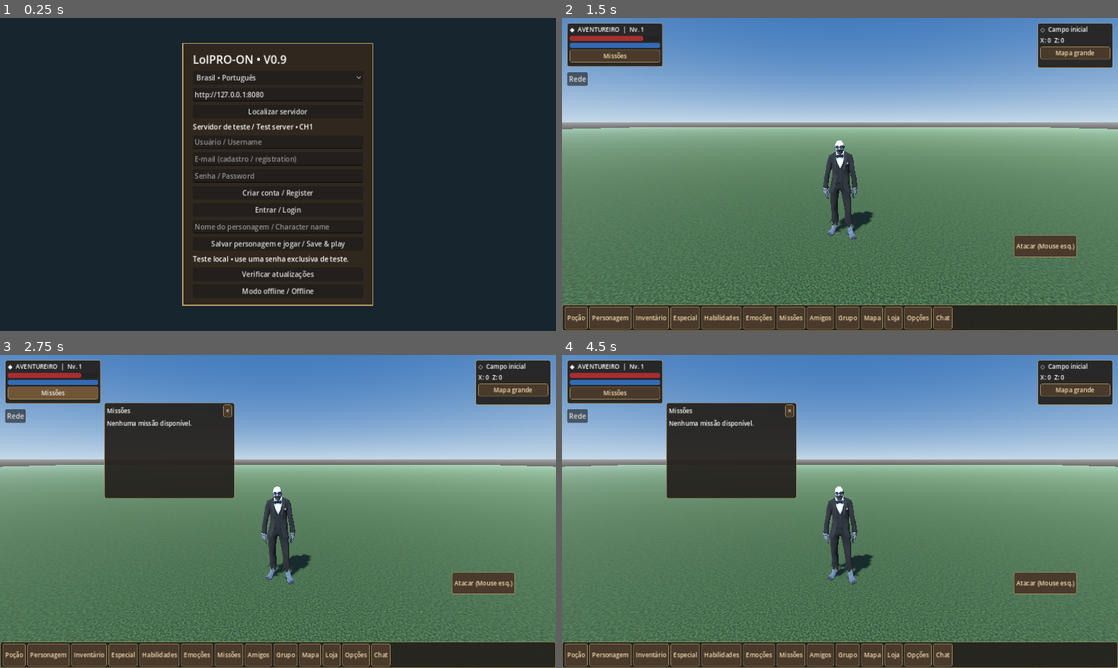
Above: before the commit, frames 1-4 (two rows, left to right).
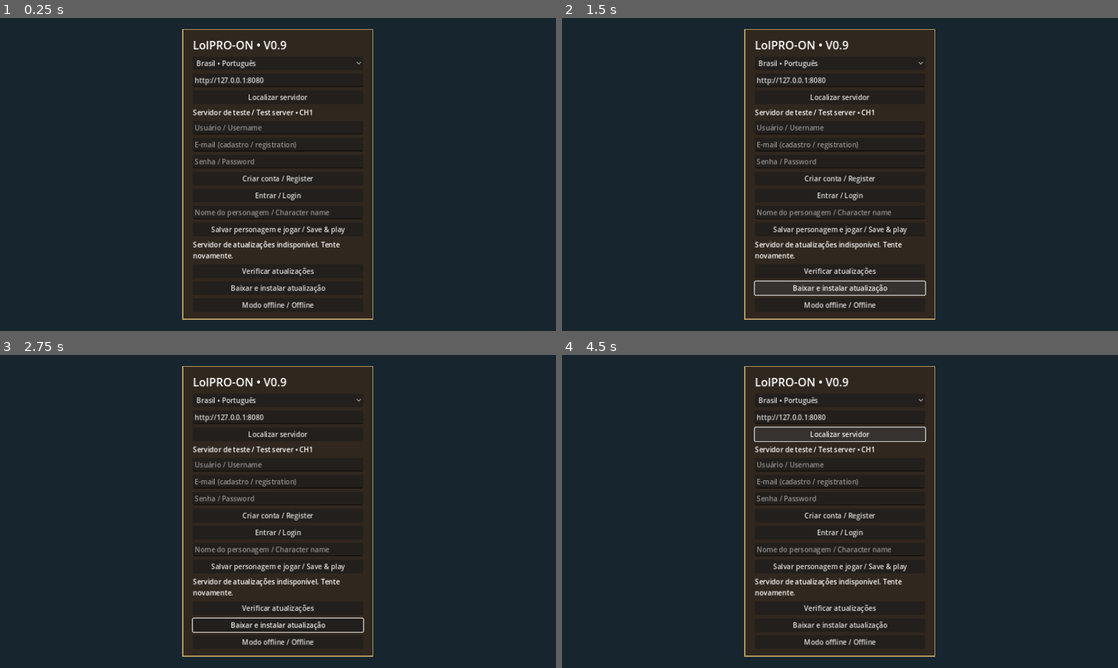
Above: after the commit, the same moments.

Repository: lolprogif/LolPRO-ON
Game: Godot game, scene res://Login.tscn
The game is run twice, just before and just after one commit, with the same random seed, the same clock (stepped at 60 frames per second) and the same inputs.
Inputs (mouse positions are in pixels of both pictures, inside the frame that each line leads up to):
- Up to frame 1 (0.25 s): no input
- Up to frame 2 (1.5 s): click "Verificar atualizações" at 0.5 s; click (840, 287) at 1.25 s, where only the run after the commit has a clickable "Baixar e instalar atualização"
- Up to frame 3 (2.75 s): click (55, 392) at 2 s, where only the run before the commit has a clickable "Missões"
- Up to frame 4 (4.5 s): click (840, 401) at 2.75 s, where only the run after the commit has a clickable "Brasil • Português"; click (578, 655) at 3.5 s, where only the run before the commit has a clickable "Poção"; click (840, 433) at 4.25 s, where only the run after the commit has a clickable "Localizar servidor"

The runs differ from the first frame. In frame 1, 7.6% of the frame differs, in the area x 32-68%, y 3-97%; in frame 2, 94%, in the area x 0-100%, y 0-100%; in frame 3, 88%; in frame 4, 88%.

Commit message:
Add in-game version check and platform-specific update flow

Diff:
--- a/login.gd
+++ b/login.gd
@@ -6,6 +6,8 @@
 var character: LineEdit
 var status: Label
 var req := HTTPRequest.new()
+var update_req := HTTPRequest.new()
+var update_manifest: Dictionary = {}
 var action := ""
 var token := ""
 var settings := ConfigFile.new()
@@ -17,6 +19,9 @@
 	add_child(req)
 	req.timeout = 12
 	req.request_completed.connect(done)
+	add_child(update_req)
+	update_req.timeout = 20
+	update_req.request_completed.connect(_on_update_manifest)
 	var bg := ColorRect.new()
 	bg.color = Color("17252e")
 	bg.set_anchors_and_offsets_preset(Control.PRESET_FULL_RECT)
@@ -68,7 +73,9 @@
 	status.autowrap_mode = TextServer.AUTOWRAP_WORD_SMART
 	status.text = "Teste local • use uma senha exclusiva de teste."
 	v.add_child(status)
-	button(v,"Verificar atualizações",func(): OS.shell_open("https://github.com/lolprogif/LolPRO-ON/releases"))
+	button(v,"Verificar atualizações",check_for_updates)
+	button(v,"Baixar e instalar atualização",install_update)
+	check_for_updates()
 	button(v,"Modo offline / Offline",func():
 		get_tree().remove_meta("online_endpoint")
 		get_tree().change_scene_to_file("res://World.tscn"))
@@ -138,3 +145,54 @@
 	elif action == "character":
 		get_tree().set_meta("online_endpoint",endpoint.text.strip_edges())
 		get_tree().change_scene_to_file("res://World.tscn")
+
+
+const UPDATE_MANIFEST_URL := "https://raw.githubusercontent.com/lolprogif/LolPRO-ON/main/latest.json"
+const CURRENT_GAME_VERSION := "0.9"
+
+func check_for_updates():
+	status.text = "Verificando atualizações..."
+	var err := update_req.request(UPDATE_MANIFEST_URL)
+	if err != OK:
+		status.text = "Não foi possível consultar as atualizações. Verifique a internet."
+
+func _on_update_manifest(result: int, response_code: int, _headers: PackedStringArray, body: PackedByteArray):
+	if result != HTTPRequest.RESULT_SUCCESS or response_code != 200:
+		status.text = "Servidor de atualizações indisponível. Tente novamente."
+		return
+	var parsed = JSON.parse_string(body.get_string_from_utf8())
+	if not parsed is Dictionary or not parsed.has("version"):
+		status.text = "Manifesto de atualização inválido."
+		return
+	update_manifest = parsed
+	var latest := str(parsed.get("version", ""))
+	if latest == CURRENT_GAME_VERSION:
+		status.text = "LolPRO-ON já está atualizado (v" + CURRENT_GAME_VERSION + ")."
+	else:
+		status.text = "Nova versão disponível: v" + latest + ". Toque em Baixar e instalar."
+
+func install_update():
+	if update_manifest.is_empty():
+		check_for_updates()
+		status.text = "Verificando versão. Tente novamente em alguns segundos."
+		return
+	if OS.get_name() == "Windows":
+		var url := str(update_manifest.get("windows_url", ""))
+		var updater := OS.get_executable_path().get_base_dir().path_join("updater.ps1")
+		if url.is_empty() or not FileAccess.file_exists(updater):
+			status.text = "Atualizador do Windows ou pacote ainda não publicado."
+			return
+		var pid := OS.create_process("powershell", ["-NoProfile", "-ExecutionPolicy", "Bypass", "-File", updater, "-ManifestUrl", UPDATE_MANIFEST_URL])
+		if pid <= 0:
+			status.text = "Não foi possível iniciar o atualizador do Windows."
+			return
+		get_tree().quit()
+	elif OS.has_feature("mobile"):
+		var apk_url := str(update_manifest.get("android_url", ""))
+		if apk_url.is_empty():
+			status.text = "APK ainda não publicado."
+			return
+		OS.shell_open(apk_url)
+		status.text = "Download do APK aberto. Após baixar, confirme a instalação no Android."
+	else:
+		status.text = "Esta plataforma ainda não possui instalador automático."
